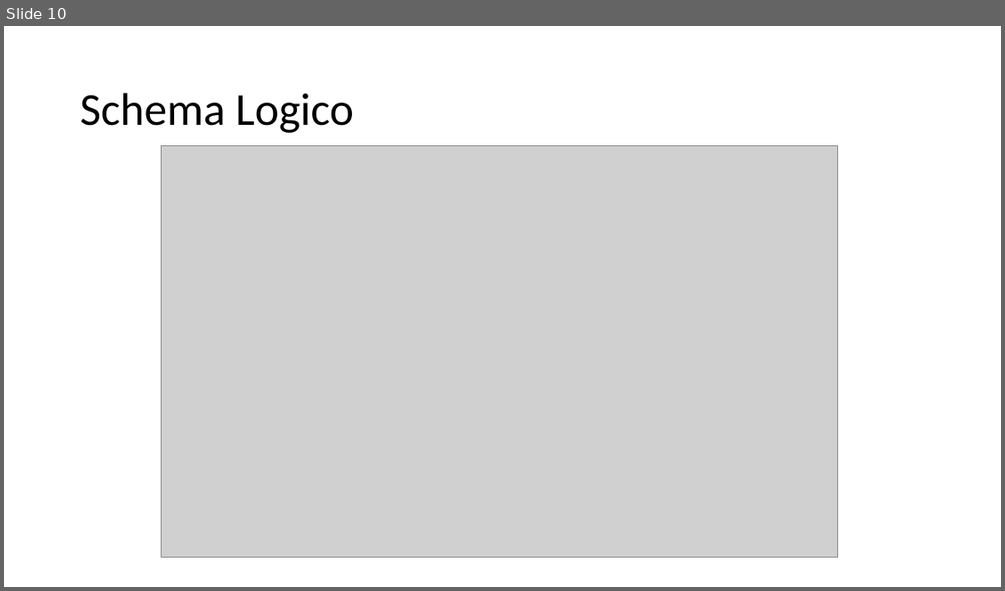
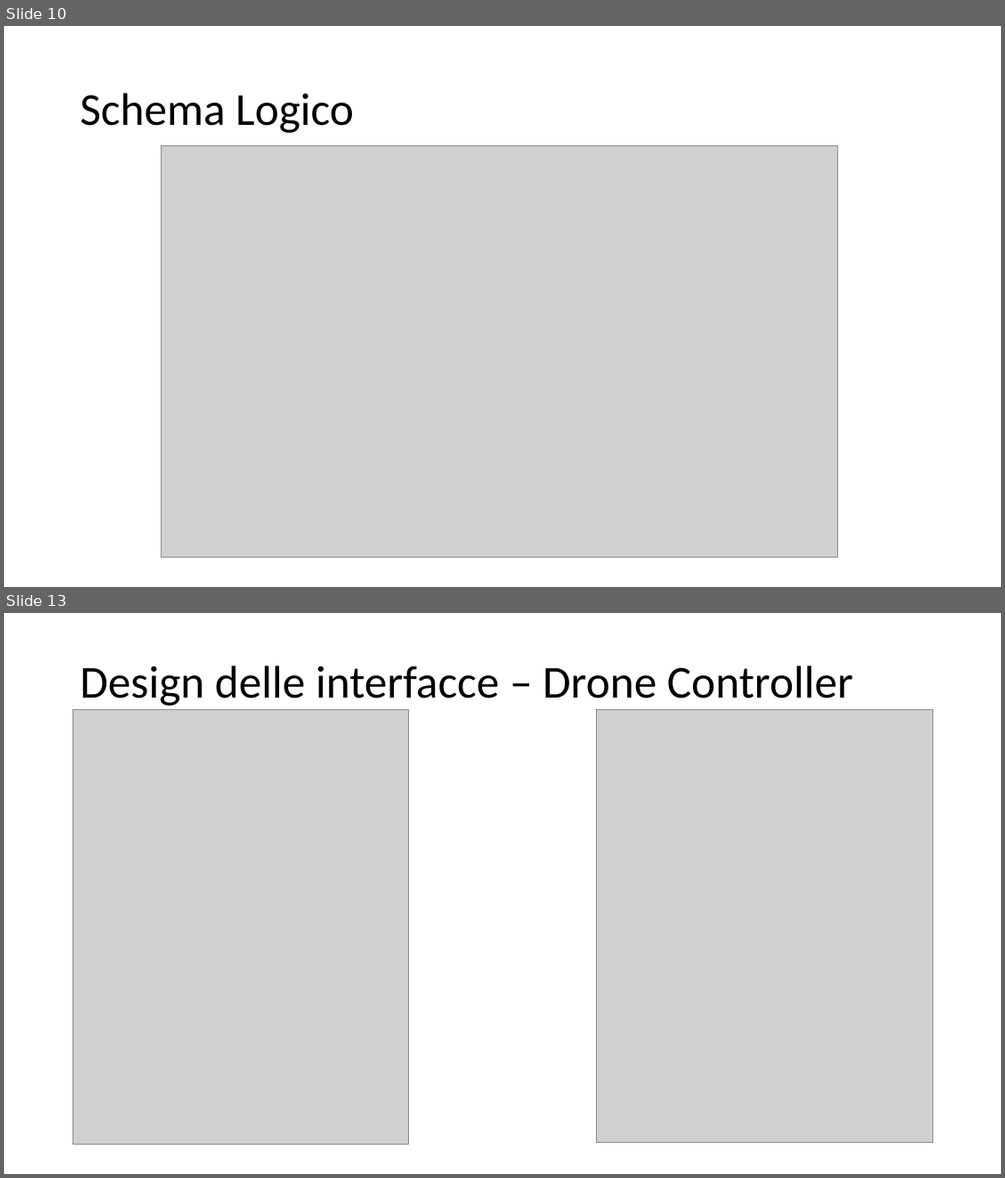
Before and after one commit to LuMug/DroneControlSystem, a slide deck: docs/Presentazione.pptx. Shown one above the other, each under a label of ours: slide 10 before the commit, slides 10 and 13 after it; the slides between them are not shown. The pictures are 1005x591 and 1005x1178 pixels, drawn with LibreOffice and Linux fonts; fonts in the diff are those of the drawing; grey boxes stand for pictures. Boxes give left, top, right and bottom in pixels: in the first picture for what was removed or moved away, otherwise in the second. Text is boxed around its words. In the diff, an @@ line names an element or a change of style, - is before the commit and + after.

```diff
--- a/docs/Presentazione.pptx
+++ b/docs/Presentazione.pptx
@@ slide 13 added at <box>4,613,1001,1174</box>, background #FFFFFF @@
@@ title added at <box>80,666,853,706</box>, 44 pt, text #000000 @@
+Design delle interfacce – Drone Controller
@@ picture added at <box>73,709,409,1144</box> @@
@@ picture added at <box>597,709,933,1143</box> @@
```
Also in this commit, not shown: 3 slides changed, 3 other slides added, 2 slides removed.
